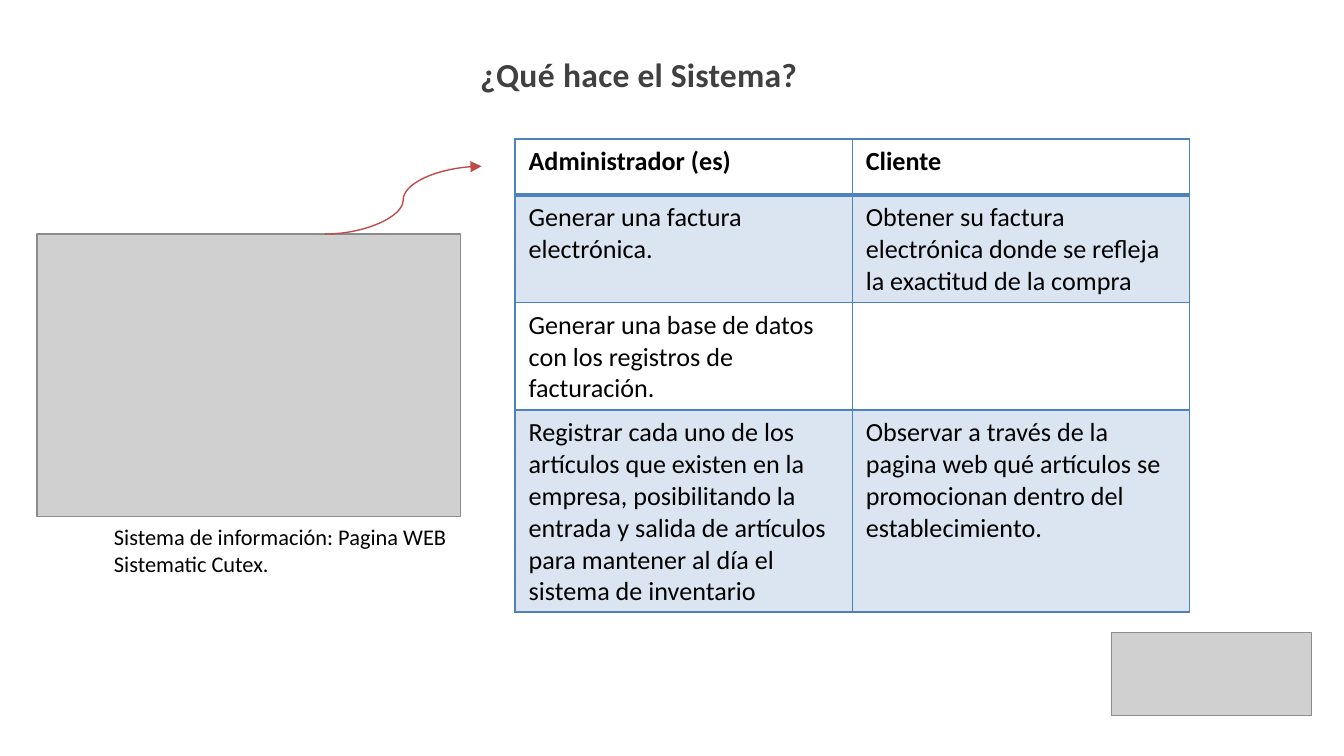
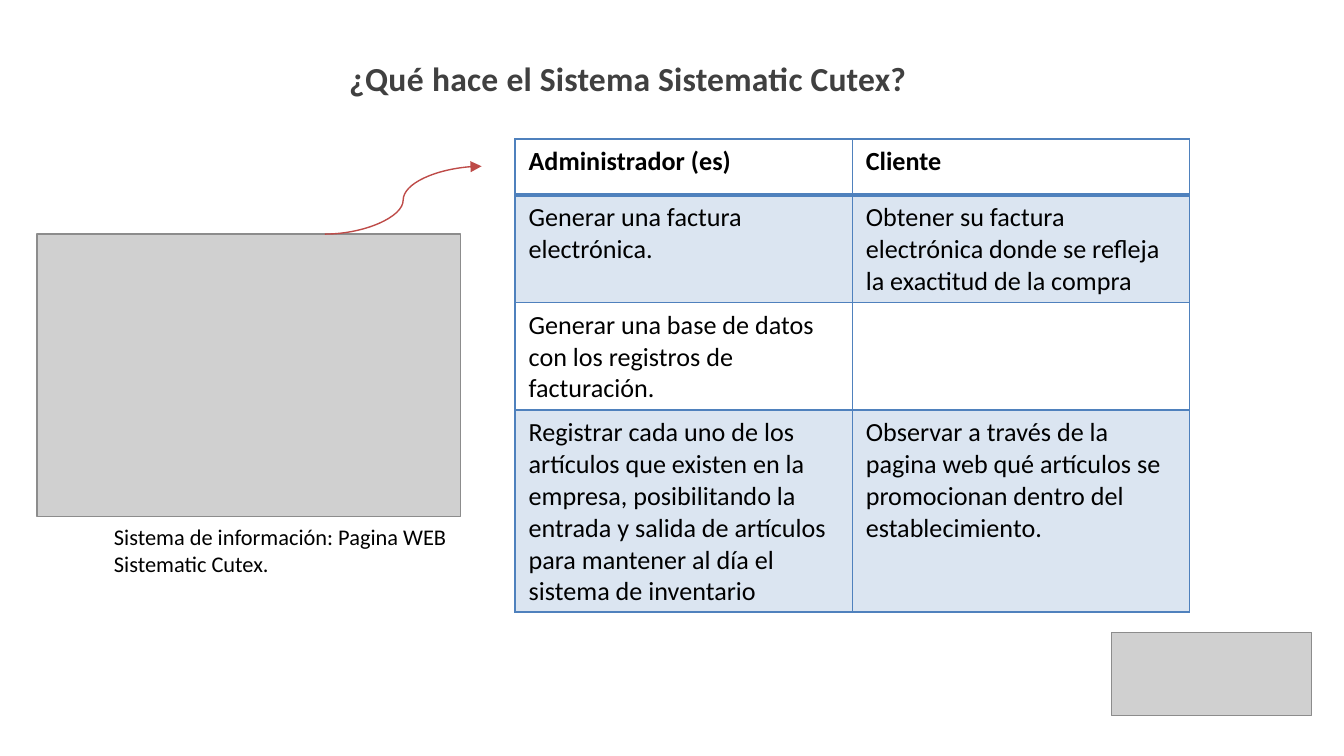
Before and after one commit to kamor31232/Proyecto_adsi, a slide deck: slide 16 of App/app_documentacion/1er_trimestre/1_proyecto/1_1_1_presentacion_proyecto.pptx. Drawn at 1344x756 pixels with LibreOffice and Linux fonts; fonts in the diff are those of the drawing; grey boxes stand for pictures; background and template pictures are left out. Boxes give left, top, right and bottom in pixels: in the first picture for what was removed or moved away, otherwise in the second. Text is boxed around its words. In the diff, an @@ line names an element or a change of style, - is before the commit and + after.

```diff
--- a/App/app_documentacion/1er_trimestre/1_proyecto/1_1_1_presentacion_proyecto.pptx
+++ b/App/app_documentacion/1er_trimestre/1_proyecto/1_1_1_presentacion_proyecto.pptx
@@ text at [349, 67, 906, 97]: text changed @@
-¿Qué hace el Sistema?
+¿Qué hace el Sistema Sistematic Cutex?
```
Also in this commit, not shown: 10 other slides changed, 1 slide added, 1 other file.
